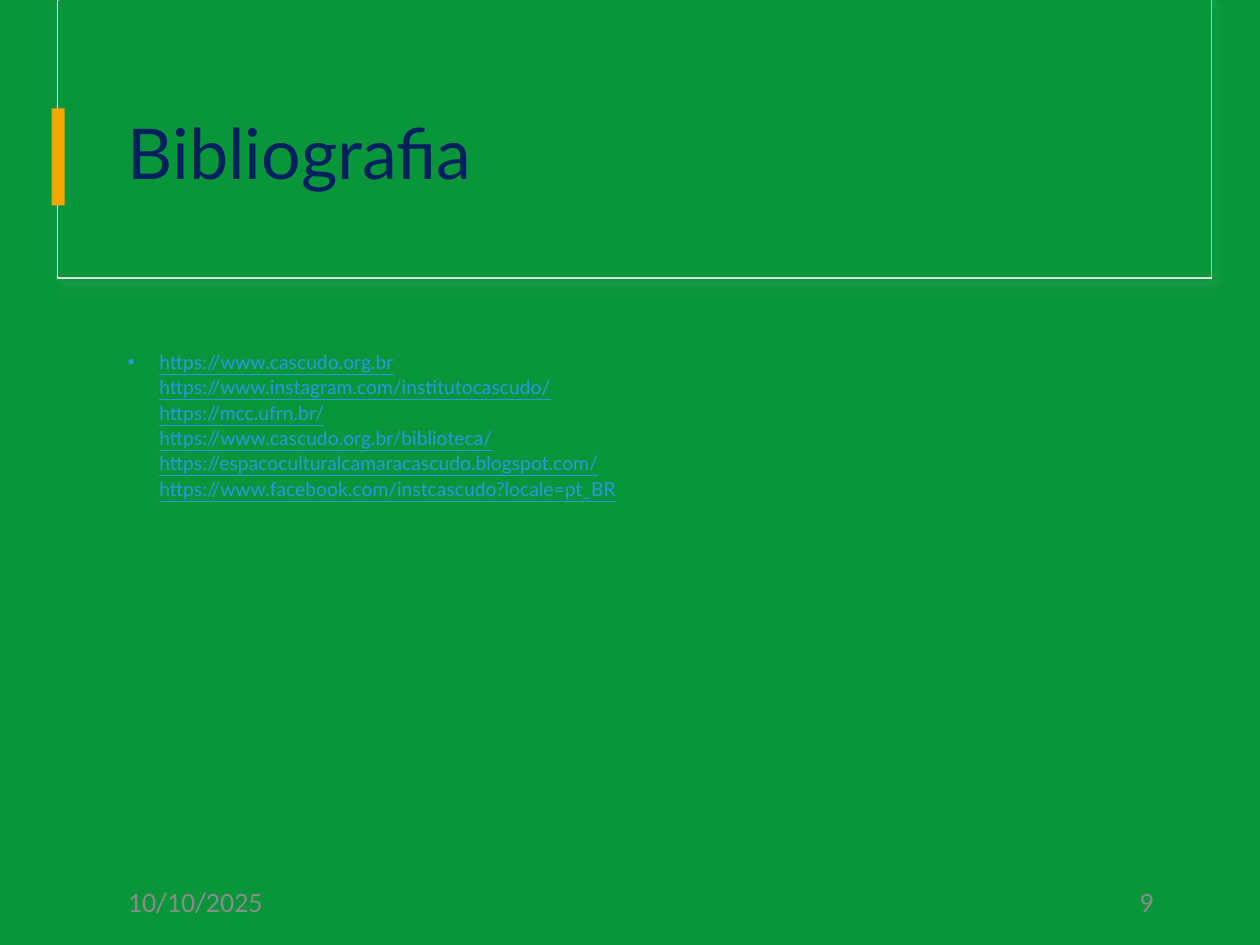
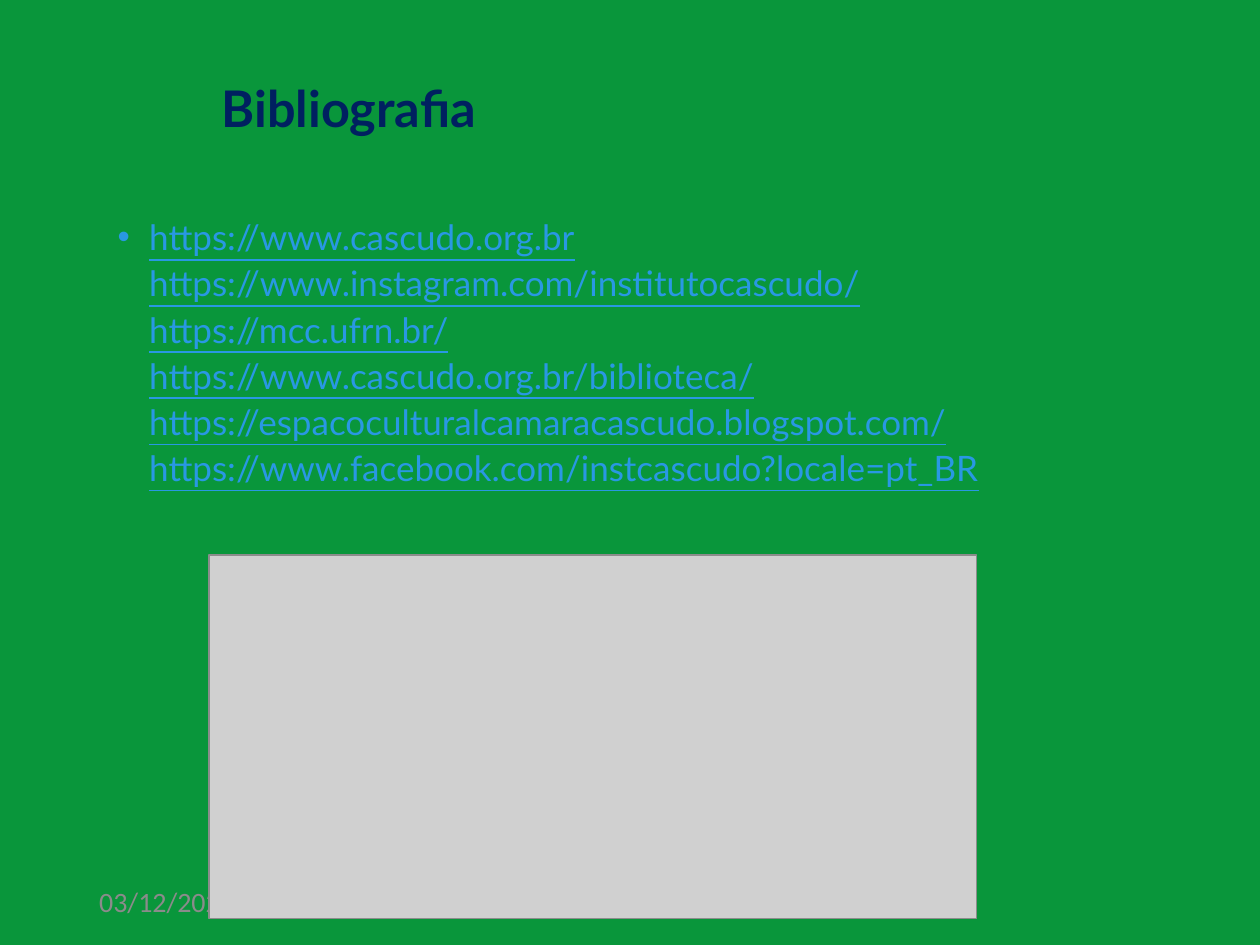
Before and after one commit to Rafael-Silva-Natal/IFRN_apresentacoes, a slide deck: slide 9 of Downloads/Seminario_Interativo_Cascudo.pptx. Drawn at 1260x945 pixels with LibreOffice and Linux fonts; fonts in the diff are those of the drawing; grey boxes stand for pictures. Boxes give left, top, right and bottom in pixels: in the first picture for what was removed or moved away, otherwise in the second. Text is boxed around its words. In the diff, an @@ line names an element or a change of style, - is before the commit and + after.

Commit message:
commit CascudoDownloads

```diff
--- a/Downloads/Seminario_Interativo_Cascudo.pptx
+++ b/Downloads/Seminario_Interativo_Cascudo.pptx
@@ rectangle removed at (x1=58, y1=0, x2=1212, y2=278) @@
@@ rectangle removed at (x1=59, y1=0, x2=1212, y2=277) @@
@@ title "Bibliografia" moved from (x1=128, y1=127, x2=472, y2=192) to (x1=222, y1=89, x2=476, y2=135) @@
@@ title "Bibliografia" at (x1=222, y1=89, x2=476, y2=135): size 40 to 28.8 pt, bold on @@
@@ rectangle removed at (x1=52, y1=108, x2=64, y2=205) @@
@@ text "https://www.cascudo.org.br https://www.instagram.com/institu ..." moved from (x1=159, y1=355, x2=615, y2=500) to (x1=149, y1=224, x2=978, y2=487) @@
@@ text "https://www.cascudo.org.br https://www.instagram.com/institu ..." at (x1=149, y1=224, x2=978, y2=487): size 11 to 20 pt @@
@@ picture added at (x1=209, y1=556, x2=976, y2=919) @@
@@ text at (x1=99, y1=889, x2=234, y2=919): text changed @@
-10/10/2025
+03/12/2025
@@ page number removed at (x1=1139, y1=894, x2=1153, y2=912) @@
-9
```
Also in this commit, not shown: 10 other slides changed, 1 slide added, 2 other files.
